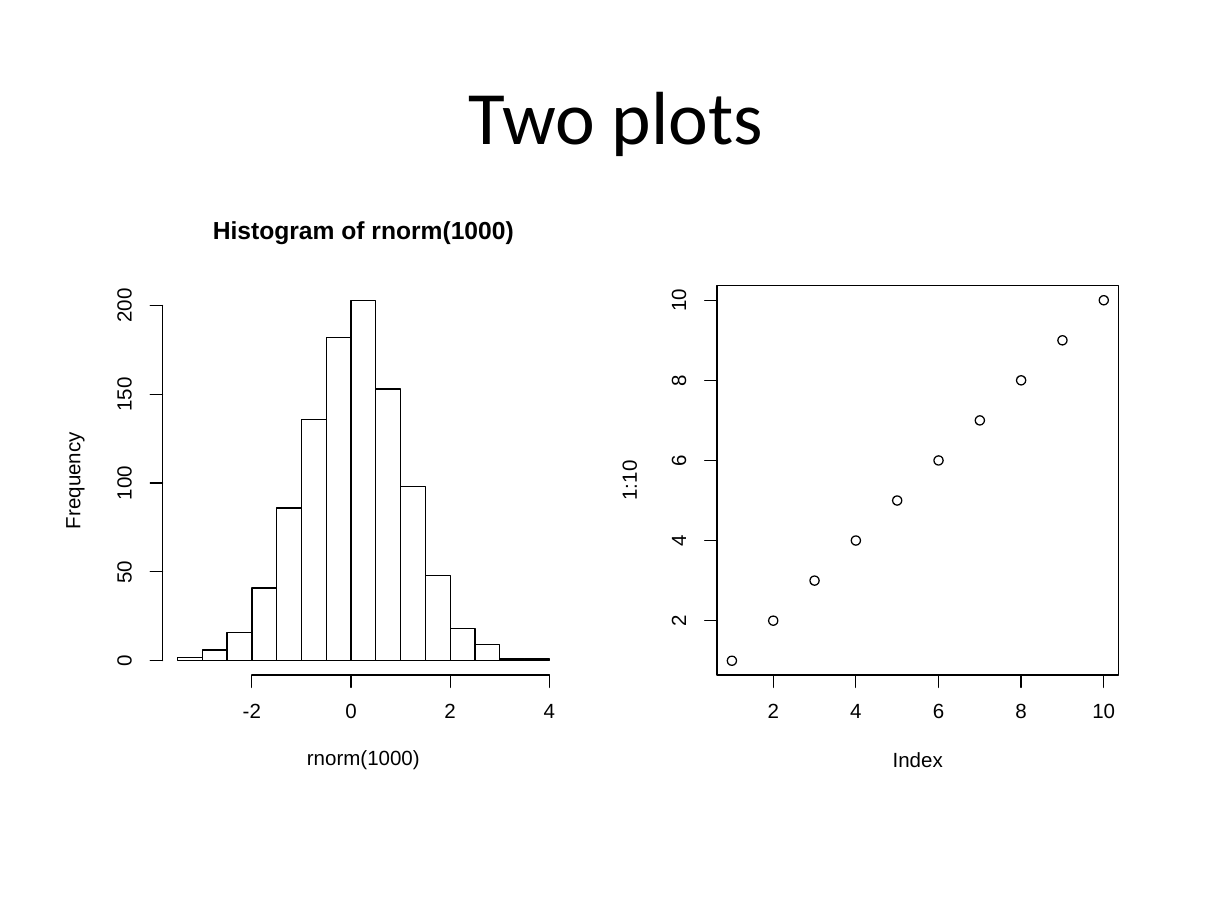
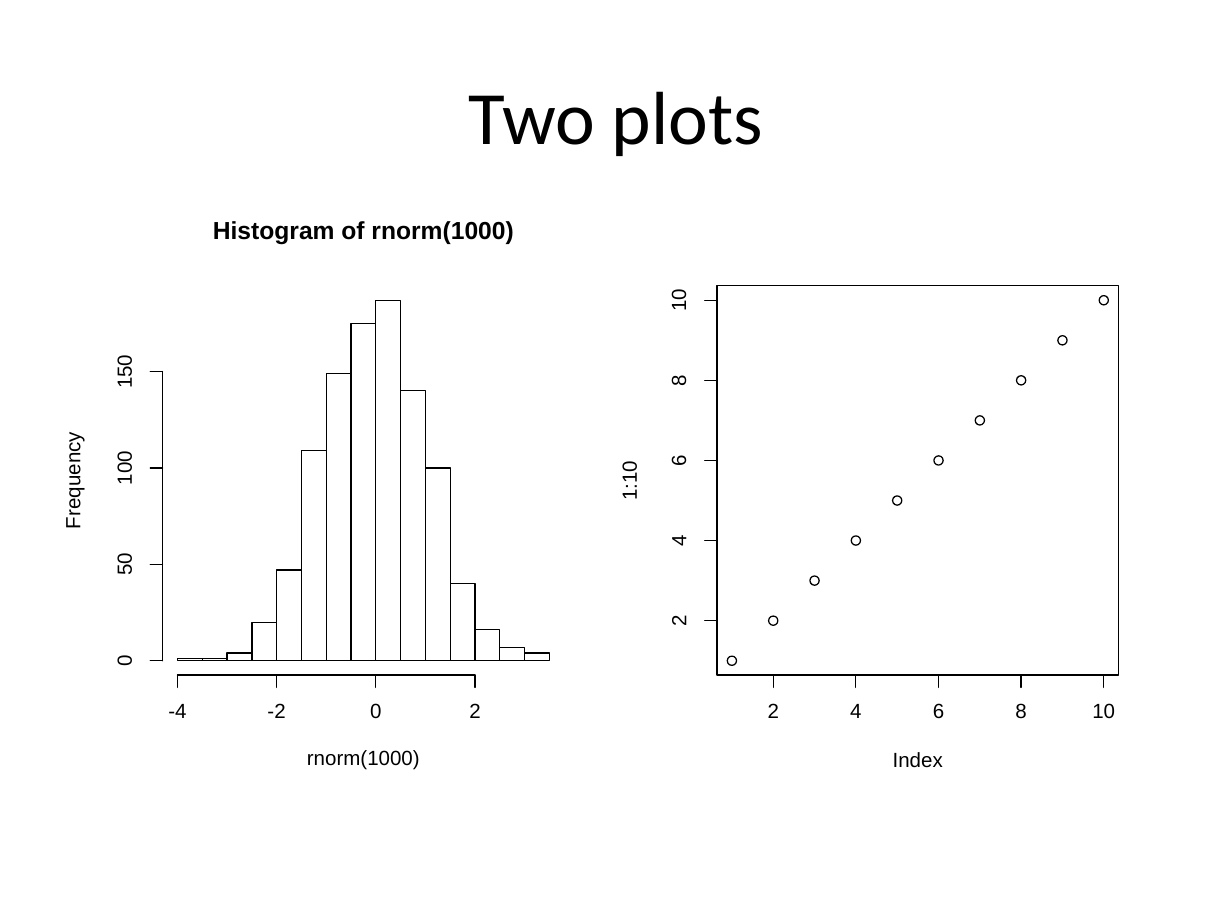
Before and after one commit to cardiomoon/rrtable, a slide deck: slide 12 of inst/doc_examples/sampleData2.pptx. Drawn at 1232x924 pixels with LibreOffice and Linux fonts; fonts in the diff are those of the drawing. Boxes give left, top, right and bottom in pixels: in the first picture for what was removed or moved away, otherwise in the second. Text is boxed around its words. In the diff, an @@ line names an element or a change of style, - is before the commit and + after.

```diff
--- a/inst/doc_examples/sampleData2.pptx
+++ b/inst/doc_examples/sampleData2.pptx
@@ text removed at bbox=[113, 292, 136, 321] @@
-200
@@ freeform shape removed at bbox=[150, 306, 163, 306] @@
@@ rectangle: place and size @@
-rectangle at bbox=[326, 338, 351, 660]
+rectangle at bbox=[351, 323, 376, 660]
@@ text "150": place and size @@
-text "150" at bbox=[113, 380, 136, 410]
+text "150" at bbox=[113, 358, 136, 387]
@@ freeform shape: place and size @@
-freeform shape at bbox=[150, 394, 163, 394]
+freeform shape at bbox=[150, 372, 163, 372]
@@ freeform shape: place and size @@
-freeform shape at bbox=[163, 306, 163, 660]
+freeform shape at bbox=[163, 372, 163, 662]
@@ rectangle: place and size @@
-rectangle at bbox=[277, 508, 302, 660]
+rectangle at bbox=[326, 373, 351, 660]
@@ rectangle: place and size @@
-rectangle at bbox=[376, 389, 400, 662]
+rectangle at bbox=[400, 391, 425, 660]
@@ text "100": place and size @@
-text "100" at bbox=[113, 469, 136, 499]
+text "100" at bbox=[113, 454, 136, 484]
@@ freeform shape: place and size @@
-freeform shape at bbox=[150, 483, 163, 483]
+freeform shape at bbox=[150, 468, 163, 468]
@@ rectangle: place and size @@
-rectangle at bbox=[302, 419, 326, 660]
+rectangle at bbox=[302, 451, 326, 662]
@@ rectangle: place and size @@
-rectangle at bbox=[400, 487, 425, 660]
+rectangle at bbox=[425, 468, 450, 660]
@@ text "50": place and size @@
-text "50" at bbox=[113, 563, 136, 582]
+text "50" at bbox=[113, 555, 136, 574]
@@ freeform shape: place and size @@
-freeform shape at bbox=[150, 572, 163, 572]
+freeform shape at bbox=[150, 564, 163, 564]
@@ rectangle: place and size @@
-rectangle at bbox=[251, 588, 276, 660]
+rectangle at bbox=[277, 570, 302, 662]
@@ rectangle: place and size @@
-rectangle at bbox=[425, 575, 450, 660]
+rectangle at bbox=[450, 584, 474, 662]
@@ rectangle: place and size @@
-rectangle at bbox=[227, 632, 251, 660]
+rectangle at bbox=[251, 622, 276, 660]
@@ rectangle: place and size @@
-rectangle at bbox=[500, 659, 525, 660]
+rectangle at bbox=[202, 659, 227, 662]
@@ rectangle: place and size @@
-rectangle at bbox=[202, 650, 227, 662]
+rectangle at bbox=[227, 653, 251, 660]
@@ 3 texts, 3 freeform shapes, 2 rectangles: place and size @@
-3 texts, 3 freeform shapes, 2 rectangles at bbox=[243, 301, 474, 719]
+3 texts, 3 freeform shapes, 2 rectangles at bbox=[267, 301, 500, 719]
@@ rectangle: place and size @@
-rectangle at bbox=[476, 644, 500, 660]
+rectangle at bbox=[500, 647, 525, 660]
@@ rectangle: place and size @@
-rectangle at bbox=[525, 659, 549, 660]
+rectangle at bbox=[525, 653, 549, 660]
@@ freeform shape: place and size @@
-freeform shape at bbox=[251, 675, 548, 675]
+freeform shape at bbox=[177, 675, 474, 675]
@@ freeform shape: place and size @@
-freeform shape at bbox=[549, 675, 549, 687]
+freeform shape at bbox=[177, 675, 177, 687]
@@ text at bbox=[168, 704, 186, 718]: text changed @@
-4
+-4
```
Also in this commit, not shown: 9 other slides changed, 9 other files.
